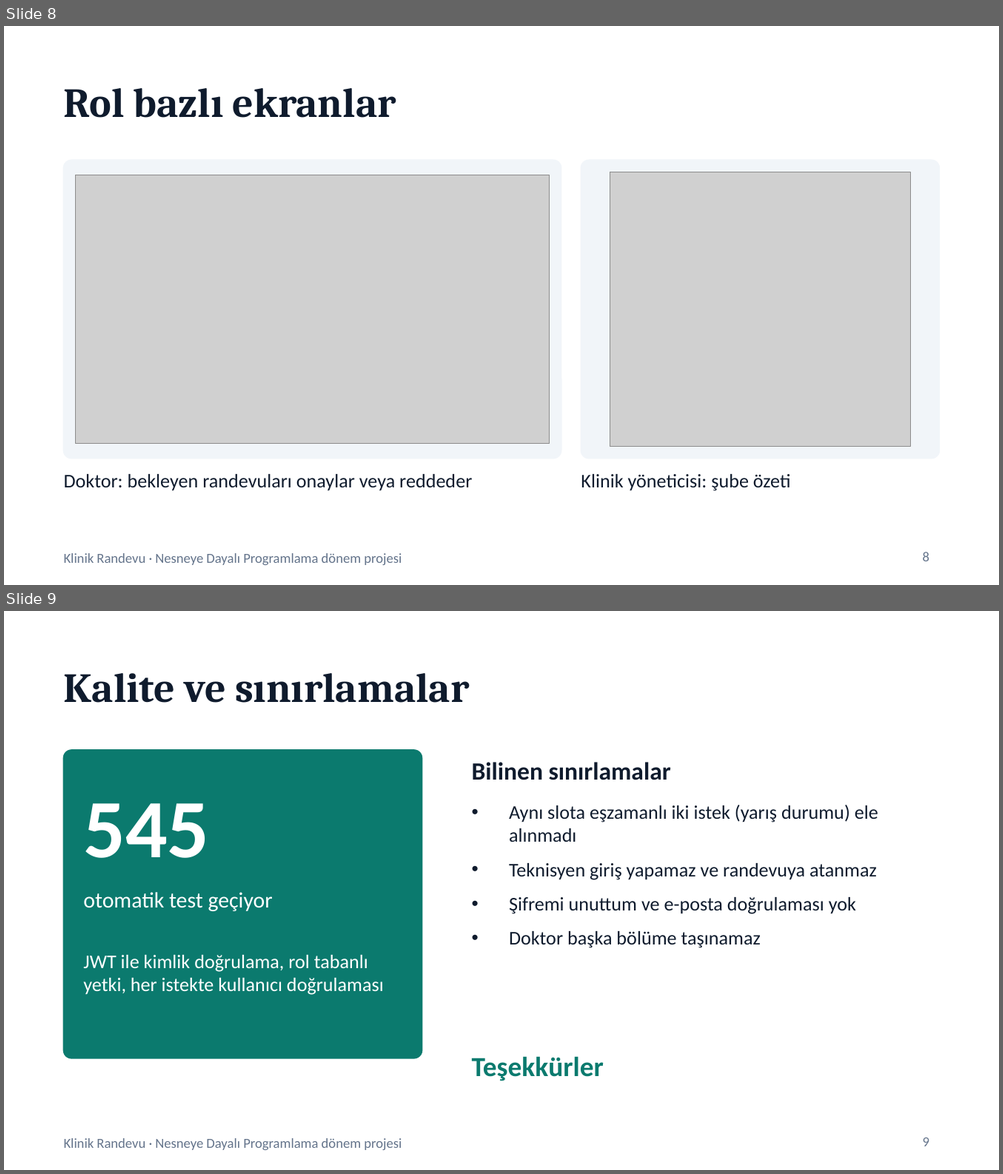
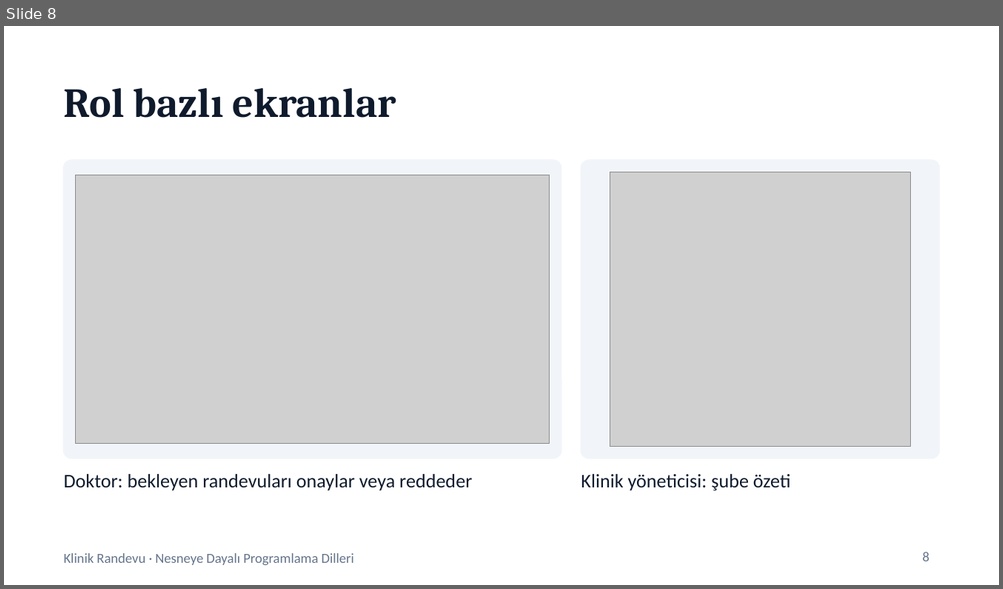
Before and after one commit to serdararici/clinic-appointment, a slide deck: docs/Klinik-Randevu-Sunum.pptx. Shown one above the other, each under a label of ours: slides 8 and 9 before the commit, slide 8 after it. The pictures are 1003x1174 and 1003x589 pixels, drawn with LibreOffice and Linux fonts; fonts in the diff are those of the drawing; grey boxes stand for pictures. Boxes give left, top, right and bottom in pixels: in the first picture for what was removed or moved away, otherwise in the second. Text is boxed around its words. In the diff, an @@ line names an element or a change of style, - is before the commit and + after.

```diff
--- a/docs/Klinik-Randevu-Sunum.pptx
+++ b/docs/Klinik-Randevu-Sunum.pptx
@@ slide 9 removed at [4, 611, 999, 1170], background #FFFFFF; not listed: 1 template element that a slide beside it also shows @@
@@ title removed at [64, 673, 469, 703] @@
-Kalite ve sınırlamalar
@@ rounded rectangle removed at [64, 750, 421, 1059] @@
@@ text removed at [472, 762, 671, 780] @@
-Bilinen sınırlamalar
@@ text removed at [83, 803, 209, 858] @@
-545
@@ text removed at [509, 805, 878, 948] @@
-• Aynı slota eşzamanlı iki istek (yarış durumu) ele alınmadı
-• Teknisyen giriş yapamaz ve randevuya atanmaz
-• Şifremi unuttum ve e-posta doğrulaması yok
-• Doktor başka bölüme taşınamaz
@@ text removed at [83, 892, 273, 911] @@
-otomatik test geçiyor
@@ text removed at [83, 955, 384, 995] @@
-JWT ile kimlik doğrulama, rol tabanlı yetki, her istekte kullanıcı doğrulaması
@@ text removed at [472, 1056, 603, 1082] @@
-Teşekkürler
@@ page number removed at [922, 1138, 929, 1147] @@
-9
@@ slide 8 changed as well @@
@@ text at [64, 554, 354, 565]: text changed @@
-Klinik Randevu · Nesneye Dayalı Programlama dönem projesi
+Klinik Randevu · Nesneye Dayalı Programlama Dilleri
```
Also in this commit, not shown: 7 other slides changed, 2 slides added.
